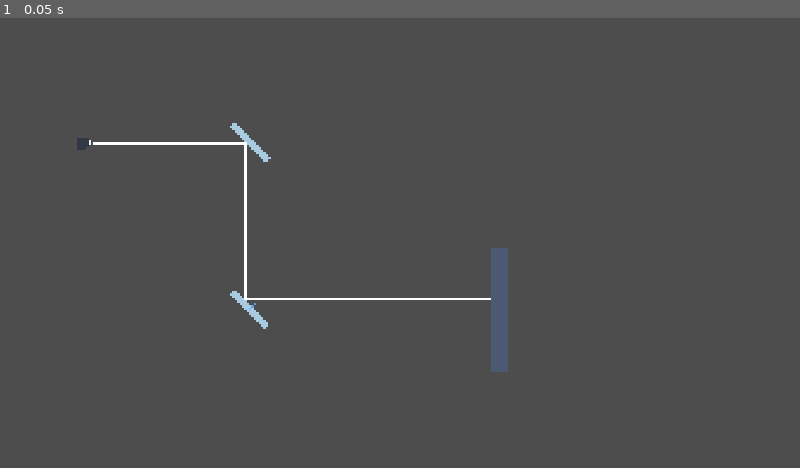
Above: before the commit, frame 1.
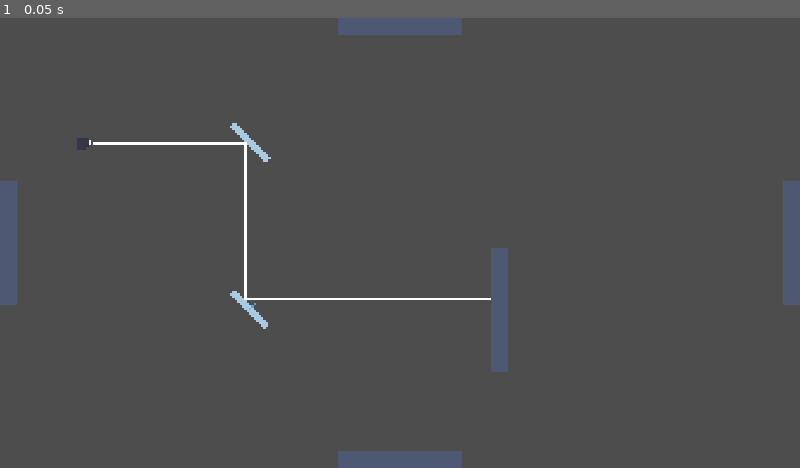
Above: after the commit, the same moment.

Repository: Codymwon/Chromatic
Game: Godot game, scene res://scenes/level/m2_test_level.tscn
Two runs of this game, one before a commit and one after it. Both use one fixed random seed, a clock stepped at 60 frames per second and the inputs below. This scene is started directly instead of the project's main scene.
Inputs:
- Up to frame 1 (0.05 s): no input

The runs differ from the first frame. In frame 1, 2.3% of the frame differs, in the area x 0-100%, y 0-100%.

Commit message:
M2(level): add perimeter walls and mirror transform-driven invalidation (#4)

Diff:
--- a/scenes/level/m2_test_level.gd
+++ b/scenes/level/m2_test_level.gd
@@ -15,6 +15,9 @@
 var is_dirty: bool = true
 
 func _ready() -> void:
+	for child in get_children():
+		if child is Mirror:
+			child.transformed.connect(mark_dirty)
 	mark_dirty()
 
 func mark_dirty() -> void:
@@ -38,10 +41,9 @@
 		return []
 
 	if space_state == null and is_inside_tree():
-		if get_world_2d() != null:
-			space_state = get_world_2d().direct_space_state
-		elif get_tree() != null and get_tree().root != null and get_tree().root.world_2d != null:
-			space_state = get_tree().root.world_2d.direct_space_state
+		var world_2d: World2D = get_world_2d()
+		if world_2d != null:
+			space_state = world_2d.direct_space_state
 
 	if space_state == null:
 		return []
@@ -69,14 +71,13 @@
 		var collider_type: BeamTypes.ColliderType = BeamTypes.ColliderType.WALL
 		var normal: Vector2 = result.get("normal", Vector2.ZERO)
 
-		if collider_obj != null:
-			if collider_obj is Mirror or collider_obj.has_method("get_facing_normal"):
-				collider_type = BeamTypes.ColliderType.MIRROR
+		if collider_obj is Mirror:
+			collider_type = BeamTypes.ColliderType.MIRROR
+			normal = collider_obj.get_facing_normal()
+		elif collider_obj != null and "collider_type" in collider_obj:
+			collider_type = collider_obj.collider_type
+			if collider_type == BeamTypes.ColliderType.MIRROR and collider_obj.has_method("get_facing_normal"):
 				normal = collider_obj.get_facing_normal()
-			elif "collider_type" in collider_obj:
-				collider_type = collider_obj.collider_type
-				if collider_type == BeamTypes.ColliderType.MIRROR and collider_obj.has_method("get_facing_normal"):
-					normal = collider_obj.get_facing_normal()
 
 		var hit := BeamTypes.RayHit.new(
 			result["position"],
--- a/scenes/level/m2_test_level.tscn
+++ b/scenes/level/m2_test_level.tscn
@@ -24,3 +24,17 @@
 
 [node name="Wall" parent="." instance=ExtResource("5_wall")]
 position = Vector2(1200, 700)
+
+[node name="PerimeterTop" parent="." instance=ExtResource("5_wall")]
+position = Vector2(960, 20)
+rotation = 1.5708
+
+[node name="PerimeterBottom" parent="." instance=ExtResource("5_wall")]
+position = Vector2(960, 1060)
+rotation = 1.5708
+
+[node name="PerimeterLeft" parent="." instance=ExtResource("5_wall")]
+position = Vector2(20, 540)
+
+[node name="PerimeterRight" parent="." instance=ExtResource("5_wall")]
+position = Vector2(1900, 540)
